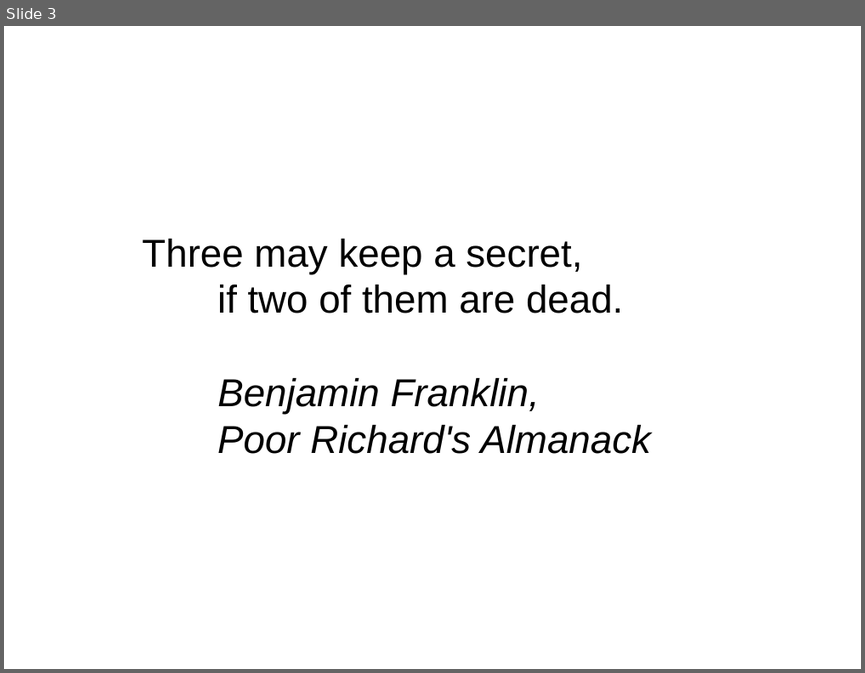
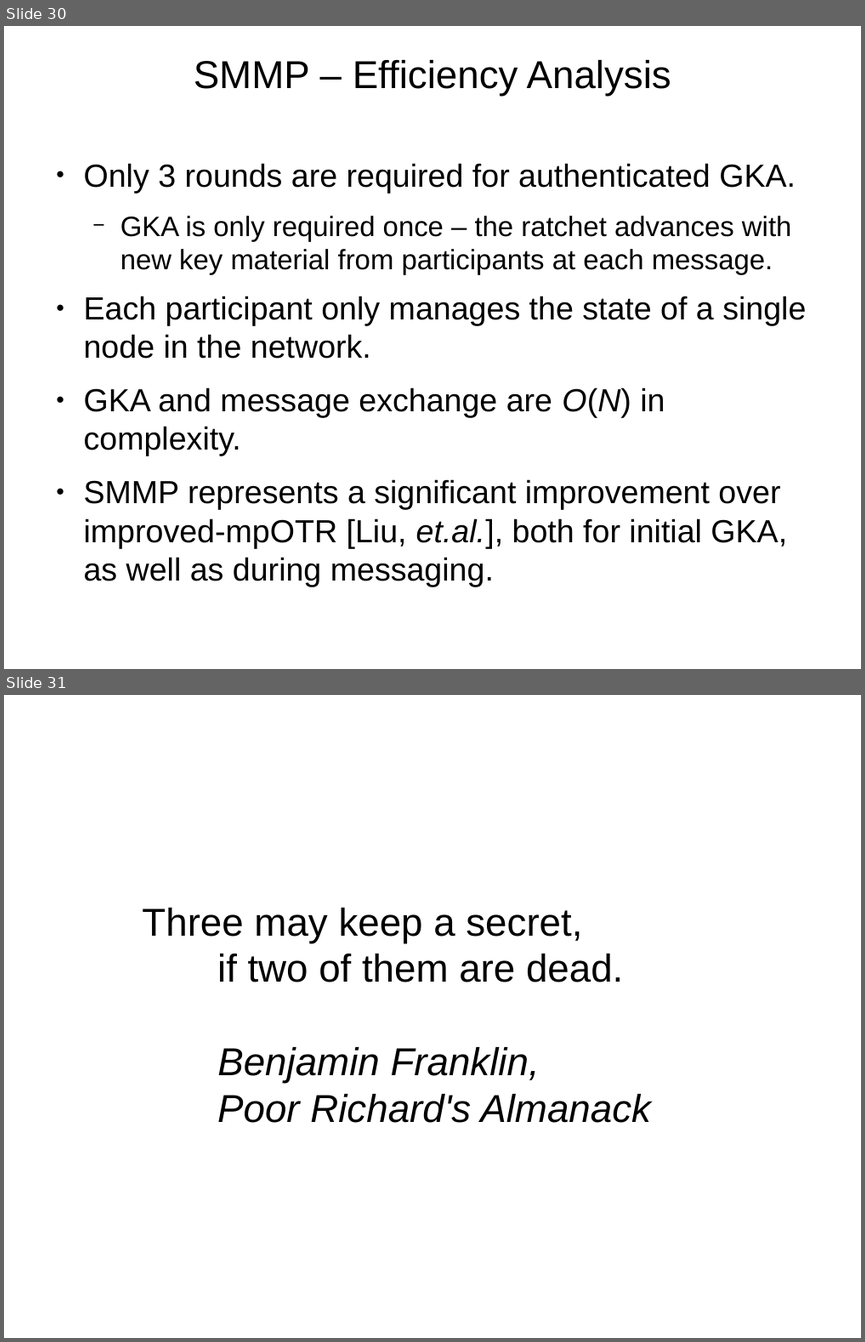
Before and after one commit to rxcomm/smmp, a slide deck: spec/slideshow.odp. Shown one above the other, each under a label of ours: slide 3 before the commit, slides 30 and 31 after it. The pictures are 865x673 and 865x1342 pixels, drawn with LibreOffice and Linux fonts; fonts in the diff are those of the drawing. Boxes give left, top, right and bottom in pixels: in the first picture for what was removed or moved away, otherwise in the second. Text is boxed around its words. In the diff, an @@ line names an element or a change of style, - is before the commit and + after.

```diff
--- a/spec/slideshow.odp
+++ b/spec/slideshow.odp
@@ slide 30 added at <box>4,26,861,669</box>, background #FFFFFF @@
@@ title added at <box>194,60,671,96</box>, 36 pt, text #000000 @@
+SMMP – Efficiency Analysis
@@ text added at <box>84,163,806,586</box>, 29.6 pt, text #000000 @@
+● Only 3 rounds are required for authenticated GKA.
+  − GKA is only required once – the ratchet advances with new key material from participants at each message.
+● Each participant only manages the state of a single node in the network.
+● GKA and message exchange are O(N) in complexity.
+● SMMP represents a significant improvement over improved-mpOTR [Liu, et.al.], both for initial GKA, as well as during messaging.
@@ what was slide 3 is now slide 31 @@
```
Also in this commit, not shown: 14 slides changed, 13 other slides added, 10 slides removed.
